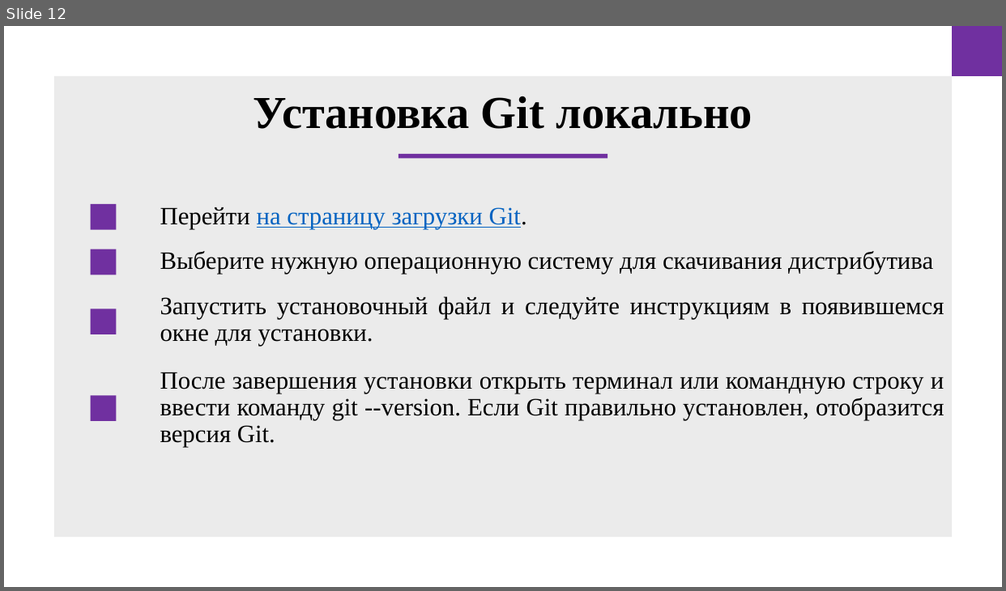
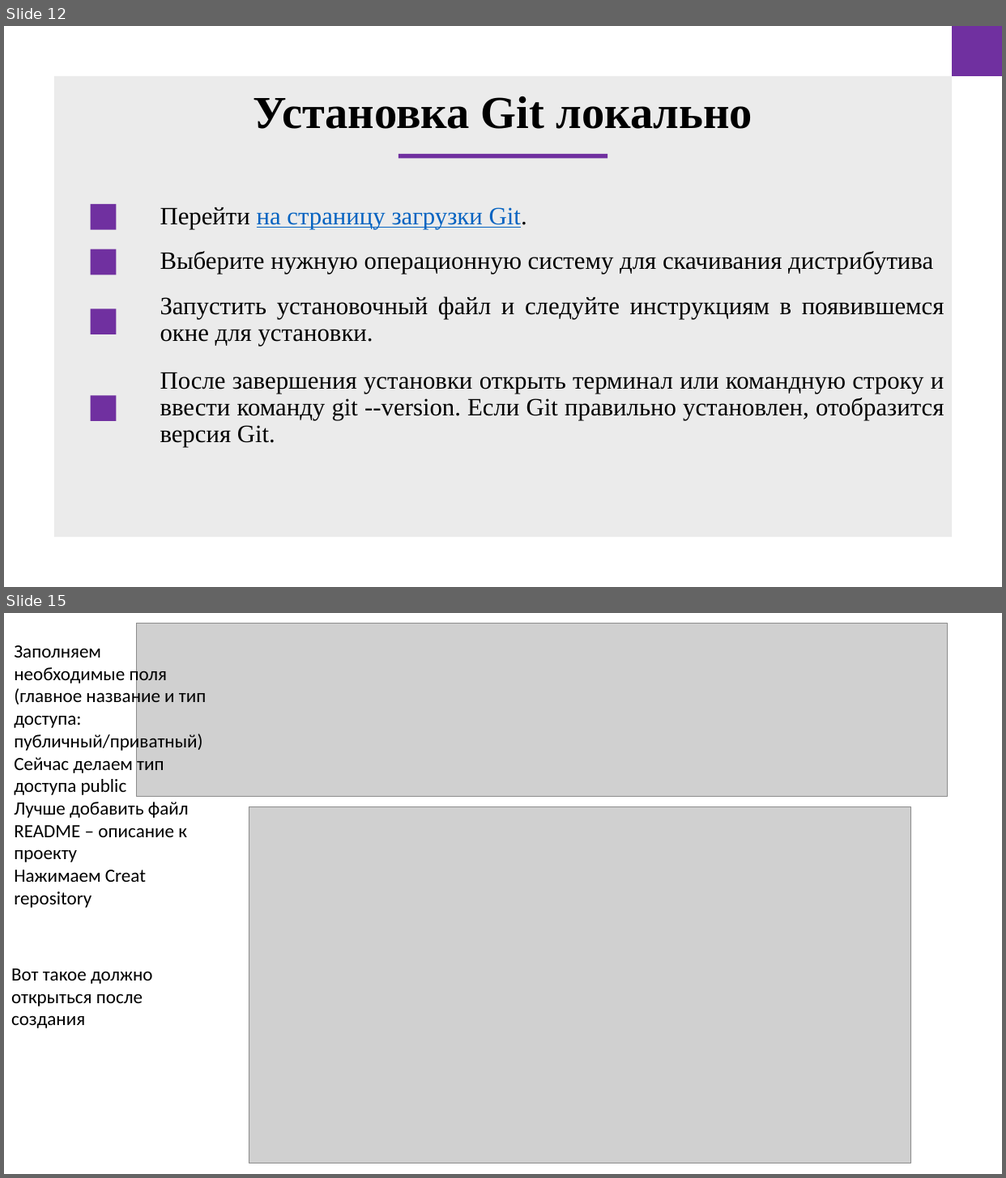
Before and after one commit to doshenka/akademy_files, a slide deck: преза на 11-23-24.pptx. Shown one above the other, each under a label of ours: slide 12 before the commit, slides 12 and 15 after it; the slides between them are not shown. The pictures are 1006x591 and 1006x1178 pixels, drawn with LibreOffice and Linux fonts; fonts in the diff are those of the drawing; grey boxes stand for pictures. Boxes give left, top, right and bottom in pixels: in the first picture for what was removed or moved away, otherwise in the second. Text is boxed around its words. In the diff, an @@ line names an element or a change of style, - is before the commit and + after.

```diff
--- a/преза на 11-23-24.pptx
+++ b/преза на 11-23-24.pptx
@@ slide 15 added at [4, 613, 1002, 1174], background #FFFFFF @@
@@ picture added at [137, 623, 947, 796] @@
@@ text added at [14, 645, 206, 908], 18 pt, text #000000 @@
+Заполняем необходимые поля (главное название и тип доступа: публичный/приватный)
+Сейчас делаем тип доступа public
+Лучше добавить файл README – описание к проекту
+Нажимаем Creat repository
@@ picture added at [249, 807, 911, 1163] @@
@@ text added at [11, 969, 153, 1029], 18 pt, text #000000 @@
+Вот такое должно открыться после создания
```
Also in this commit, not shown: 2 slides changed, 12 other slides added, 11 slides removed.
